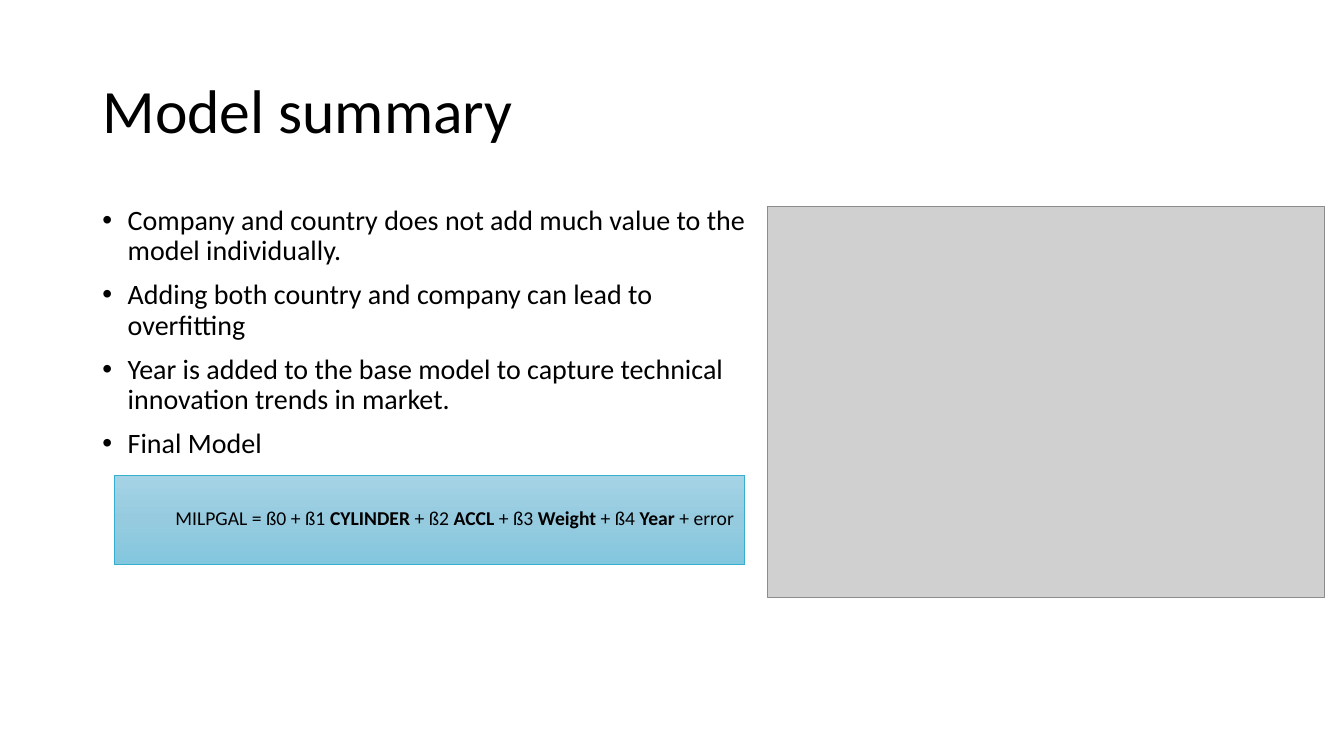
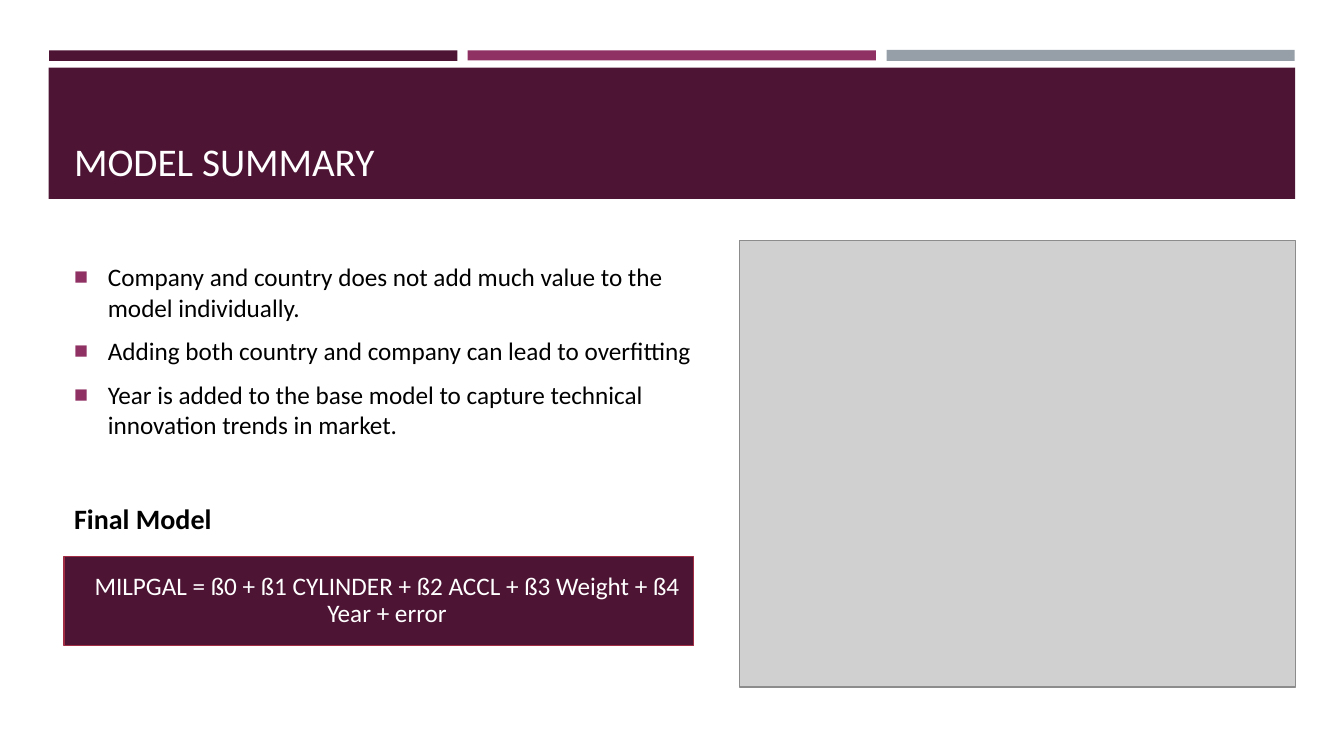
Before and after one commit to TheKarthikeyan/AMDA, a slide deck: slide 10 of cases/americanmotors/americanmotors.pptx. Drawn at 1344x756 pixels with LibreOffice and Linux fonts; fonts in the diff are those of the drawing; grey boxes stand for pictures. Boxes give left, top, right and bottom in pixels: in the first picture for what was removed or moved away, otherwise in the second. Text is boxed around its words. In the diff, an @@ line names an element or a change of style, - is before the commit and + after.

```diff
--- a/cases/americanmotors/americanmotors.pptx
+++ b/cases/americanmotors/americanmotors.pptx
@@ rectangle added at bbox=[49, 50, 458, 60], fill #4D1434 @@
@@ rectangle added at bbox=[468, 50, 876, 60], fill #903163 @@
@@ rectangle added at bbox=[886, 50, 1295, 62], fill #969FA7 @@
@@ rectangle added at bbox=[48, 68, 1296, 199], fill #4D1434 @@
@@ title "MODEL SUMMARY" at bbox=[74, 150, 374, 177]: vertical alignment middle to bottom @@
@@ title at bbox=[74, 150, 374, 177]: text changed; size 44 to 28 pt; text colour #000000 to #FFFFFF @@
-Model summary
+MODEL SUMMARY
@@ text "Company and country does not ...": place and size @@
-text "Company and country does not ..." at bbox=[128, 210, 745, 454]
+text "Company and country does not ..." at bbox=[74, 268, 691, 530]
@@ text "Company and country does not ..." at bbox=[74, 268, 691, 530]: size 20 to 18 pt; bold on in "Final Model"; bullet • to ■; line spacing 0.9 to 1; bullet • to none; vertical alignment top to middle @@
@@ picture: place and size @@
-picture at bbox=[768, 207, 1325, 598]
+picture at bbox=[739, 240, 1296, 687]
@@ rectangle "MILPGAL = ß0 + ß1 ...": place and size @@
-rectangle "MILPGAL = ß0 + ß1 ..." at bbox=[115, 475, 744, 565]
+rectangle "MILPGAL = ß0 + ß1 ..." at bbox=[65, 557, 694, 646]
@@ rectangle "MILPGAL = ß0 + ß1 ..." at bbox=[65, 557, 694, 646]: size 14 to 18 pt, text colour #000000 to #FFFFFF; bold off in "CYLINDER ACCL Weight Year"; indent changed; more space between paragraphs; fill gradient #A5D4E5 to #97CCE0 to #83C7DF to #4D1434; outline #36AFCE 0.5 pt to #A02D44 1 pt @@
```
Also in this commit, not shown: 12 other slides changed, 13 slides added, 3 other files.
